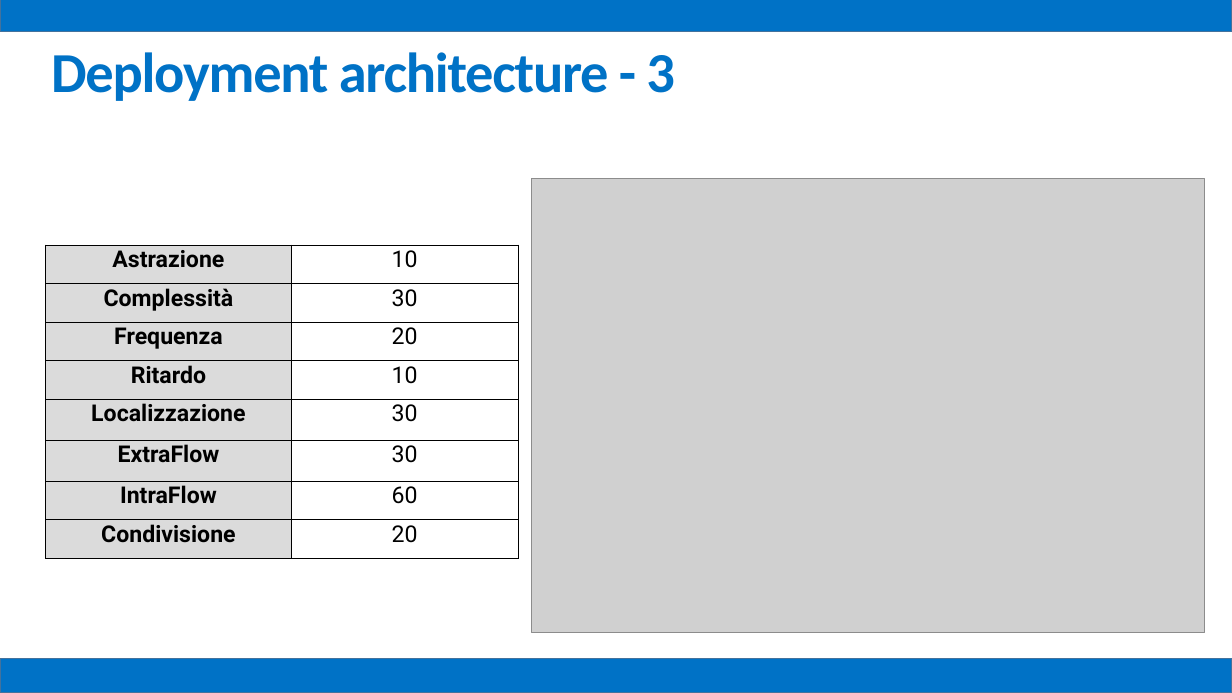
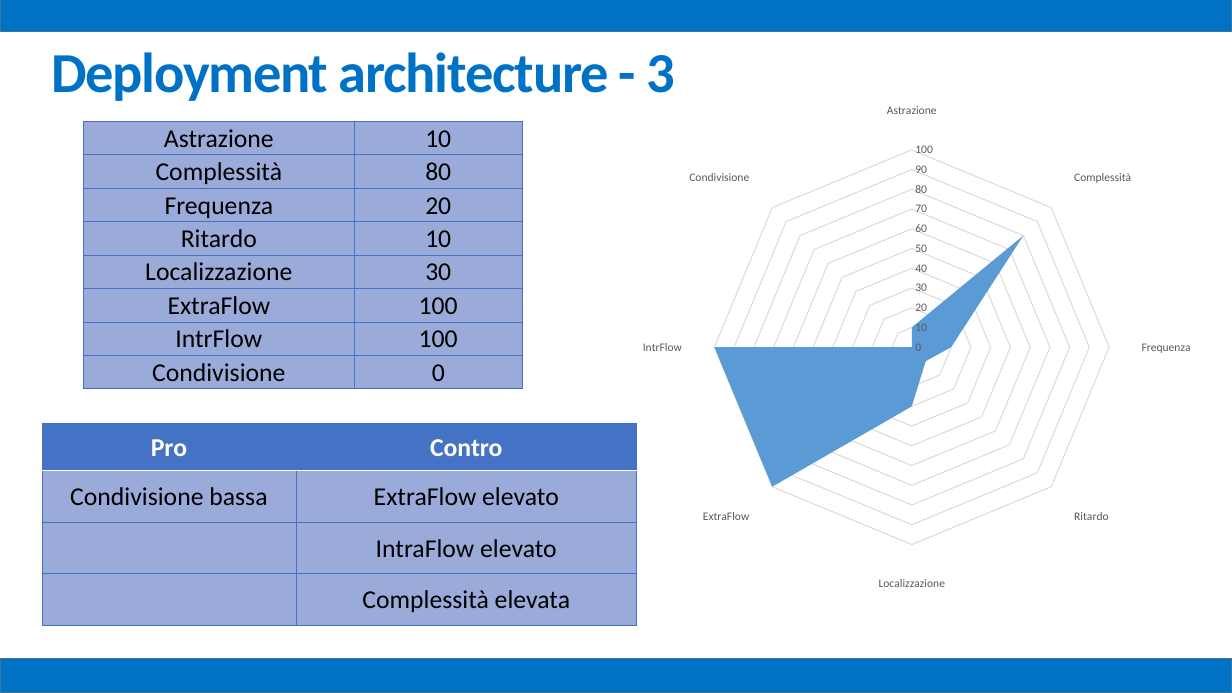
Before and after one commit to mz1991/ProgettoFebbraio2015, a slide deck: slide 38 of Febbraio 2015.pptx. Drawn at 1232x693 pixels with LibreOffice and Linux fonts; fonts in the diff are those of the drawing; grey boxes stand for pictures. Boxes give left, top, right and bottom in pixels: in the first picture for what was removed or moved away, otherwise in the second. Text is boxed around its words. In the diff, an @@ line names an element or a change of style, - is before the commit and + after.

Commit message:
Presentazione edit1

```diff
--- a/Febbraio 2015.pptx
+++ b/Febbraio 2015.pptx
@@ radar filled chart added at (501,94,1232,601) @@
+categories: Astrazione, Complessità, Frequenza, Ritardo, Localizzazione, ExtraFlow, IntrFlow, Condivisione
+Series 1: 10, 80, 20, 10, 30, 100, 100, 0
@@ table at (84,121,523,389) @@
-row 2, column 2: 30
+row 2, column 2: 80
-row 6, column 2: 30
+row 6, column 2: 100
-row 7, column 1: IntraFlow
+row 7, column 1: IntrFlow
-row 7, column 2: 60
+row 7, column 2: 100
-row 8, column 2: 20
+row 8, column 2: 0
@@ fill #DBDBDB to none in 8 cells @@
@@ size 18 to 20 pt, font Roboto to Calibri in "Astrazione", "10", "Complessità", "Frequenza" and 7 more places @@
@@ bold off in "Astrazione", "Complessità", "Frequenza", "Ritardo" and 3 more places @@
@@ borders changed @@
@@ table: place and size @@
-table at (45,245,518,558)
+table at (84,121,523,389)
@@ picture removed at (531,178,1204,632) @@
@@ table added at (42,423,637,626), 4 rows, 2 columns @@
+Pro | Contro
+Condivisione bassa | ExtraFlow elevato
+ | IntraFlow elevato
+ | Complessità elevata
```
Also in this commit, not shown: 25 other slides changed, 19 slides added.
